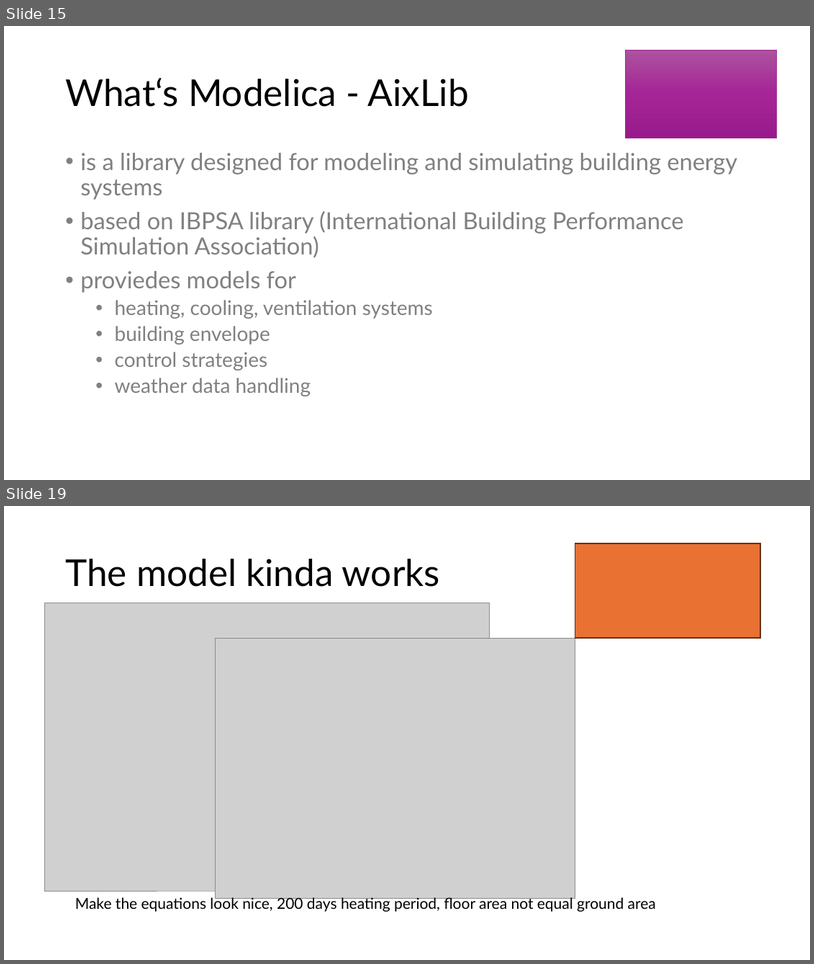
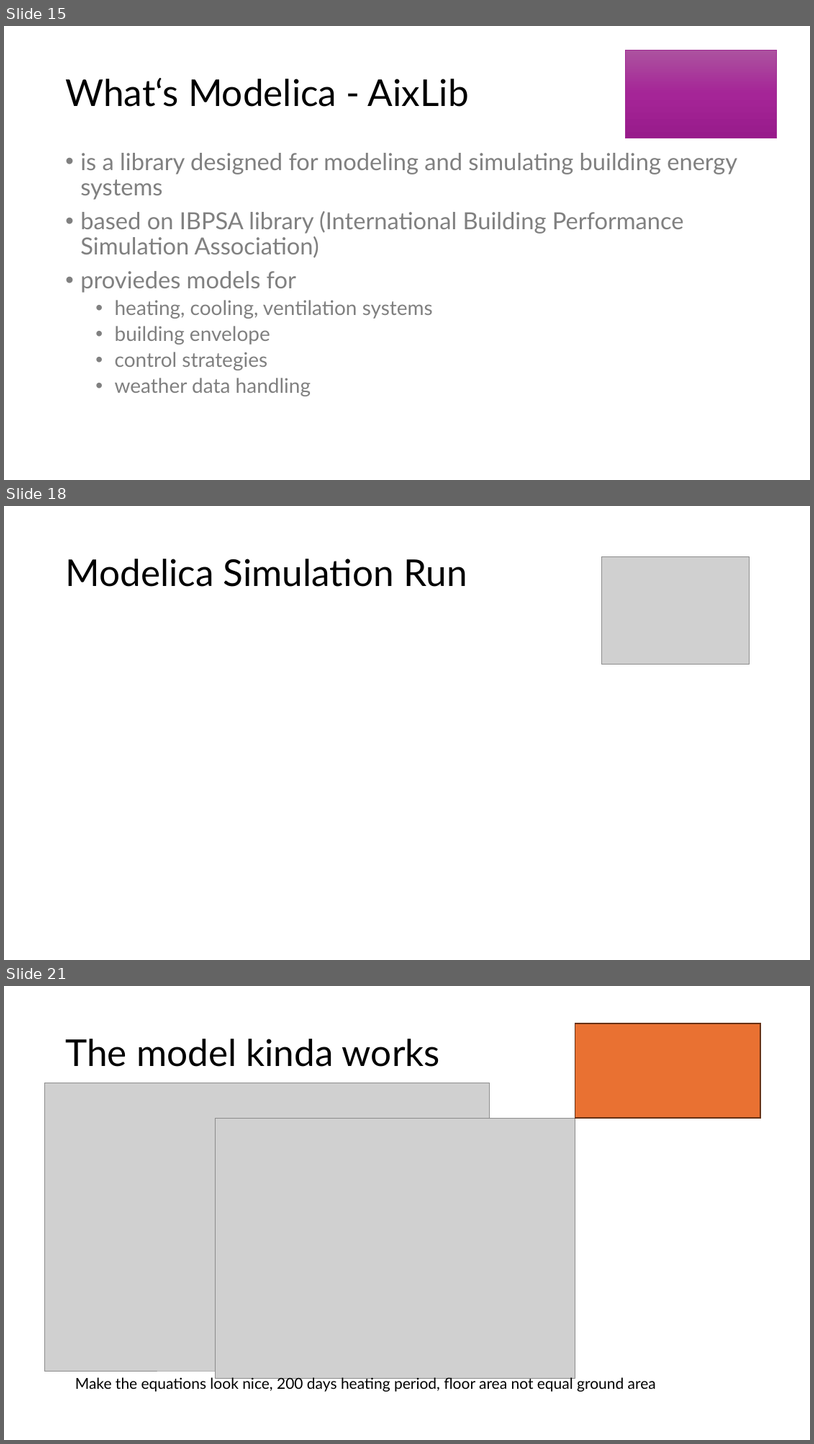
Before and after one commit to eyjomoin/Modeling-buildings-and-their-heating-systems, a slide deck: presentation/heat.pptx. Shown one above the other, each under a label of ours: slides 15 and 19 before the commit, slides 15, 18 and 21 after it; the slides between them are not shown. The pictures are 814x964 and 814x1444 pixels, drawn with LibreOffice and Linux fonts; fonts in the diff are those of the drawing; grey boxes stand for pictures. Boxes give left, top, right and bottom in pixels: in the first picture for what was removed or moved away, otherwise in the second. Text is boxed around its words. In the diff, an @@ line names an element or a change of style, - is before the commit and + after.

```diff
--- a/presentation/heat.pptx
+++ b/presentation/heat.pptx
@@ slide 18 added at <box>4,506,810,960</box>, background #FFFFFF @@
@@ title added at <box>65,559,467,587</box>, 44 pt, text #000000 @@
+Modelica Simulation Run
@@ picture added at <box>602,556,749,664</box> @@
@@ what was slide 19 is now slide 21 @@
```
Also in this commit, not shown: 3 slides changed, 4 other slides added, 2 slides removed, 3 other files.
